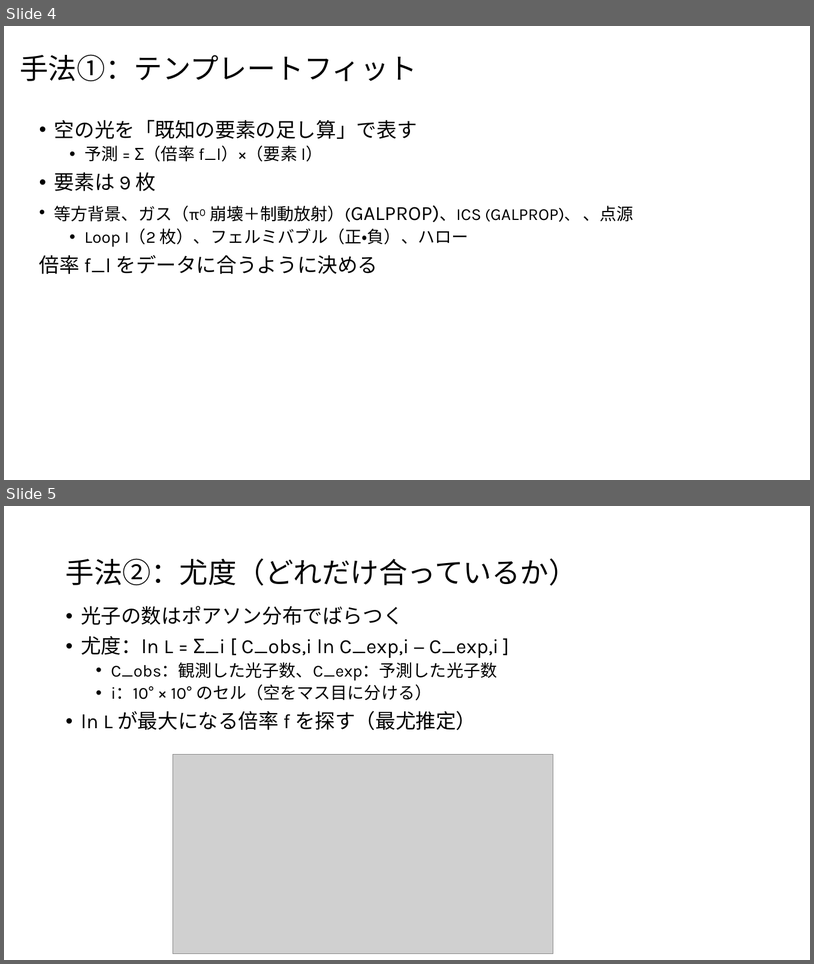
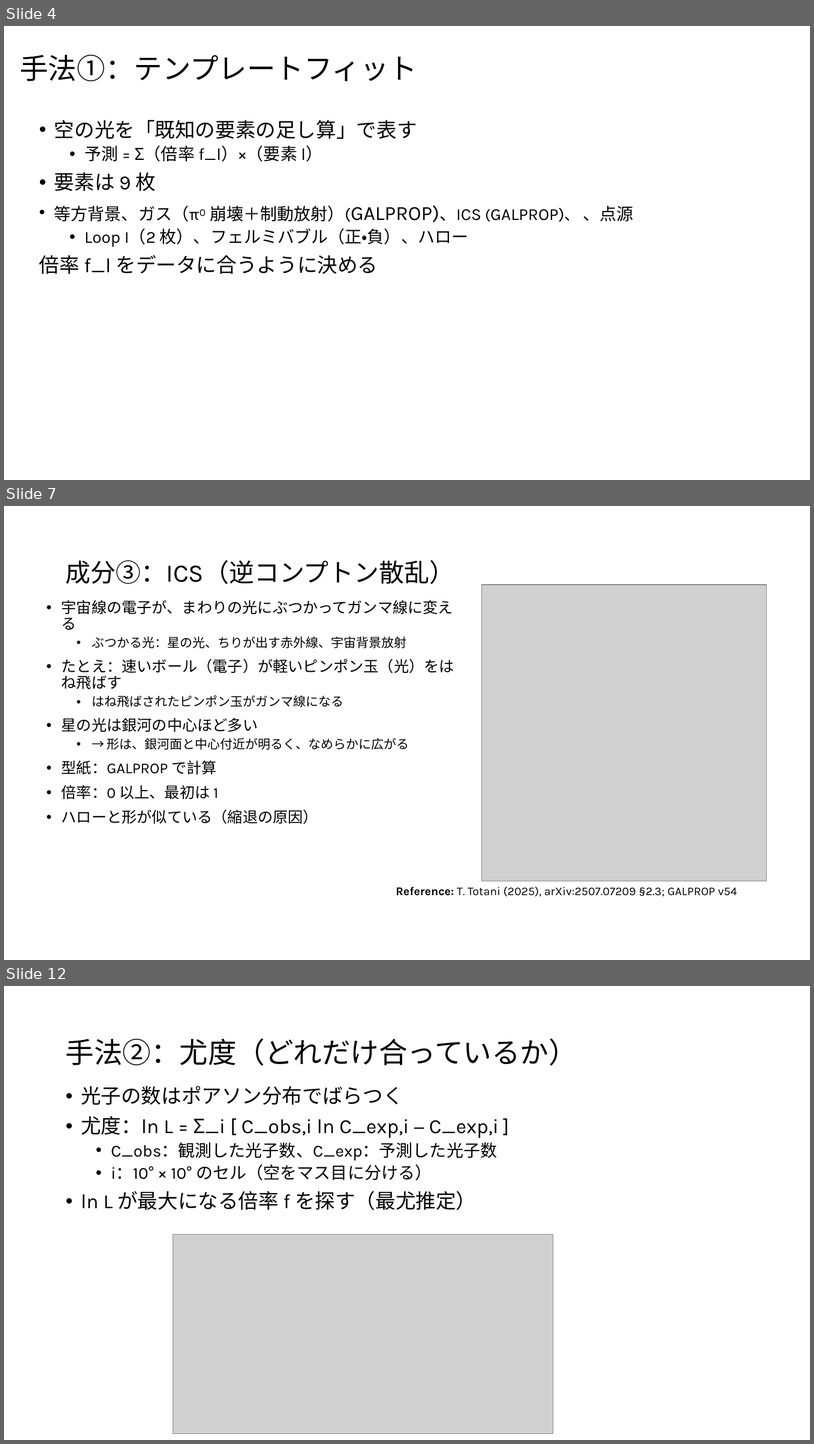
Before and after one commit to Mikann20041029/darkmatter-slides, a slide deck: slides/2026-10-02_研究進捗報告_claude.pptx. Shown one above the other, each under a label of ours: slides 4 and 5 before the commit, slides 4, 7 and 12 after it; the slides between them are not shown. The pictures are 814x964 and 814x1444 pixels, drawn with LibreOffice and Linux fonts; fonts in the diff are those of the drawing; grey boxes stand for pictures. Boxes give left, top, right and bottom in pixels: in the first picture for what was removed or moved away, otherwise in the second. Text is boxed around its words. In the diff, an @@ line names an element or a change of style, - is before the commit and + after.

```diff
--- a/slides/2026-10-02_研究進捗報告_claude.pptx
+++ b/slides/2026-10-02_研究進捗報告_claude.pptx
@@ slide 7 added at bbox=[4, 506, 810, 960], background #FFFFFF @@
@@ title added at bbox=[65, 560, 455, 584], 30 pt, text #000000 @@
+成分③：ICS（逆コンプトン散乱）
@@ picture added at bbox=[482, 585, 767, 881] @@
@@ text added at bbox=[62, 600, 455, 824], 18 pt, text #000000 @@
+• 宇宙線の電子が、まわりの光にぶつかってガンマ線に変える
+  • ぶつかる光：星の光、ちりが出す赤外線、宇宙背景放射
+• たとえ：速いボール（電子）が軽いピンポン玉（光）をはね飛ばす
+  • はね飛ばされたピンポン玉がガンマ線になる
+• 星の光は銀河の中心ほど多い
+  • → 形は、銀河面と中心付近が明るく、なめらかに広がる
+• 型紙：GALPROP で計算
+• 倍率：0 以上、最初は 1
+• ハローと形が似ている（縮退の原因）
@@ text added at bbox=[396, 886, 738, 896], 14 pt, text #000000 @@
+Reference: T. Totani (2025), arXiv:2507.07209 §2.3; GALPROP v54
@@ what was slide 5 is now slide 12 @@
```
Also in this commit, not shown: 6 other slides added, 11 other files.
